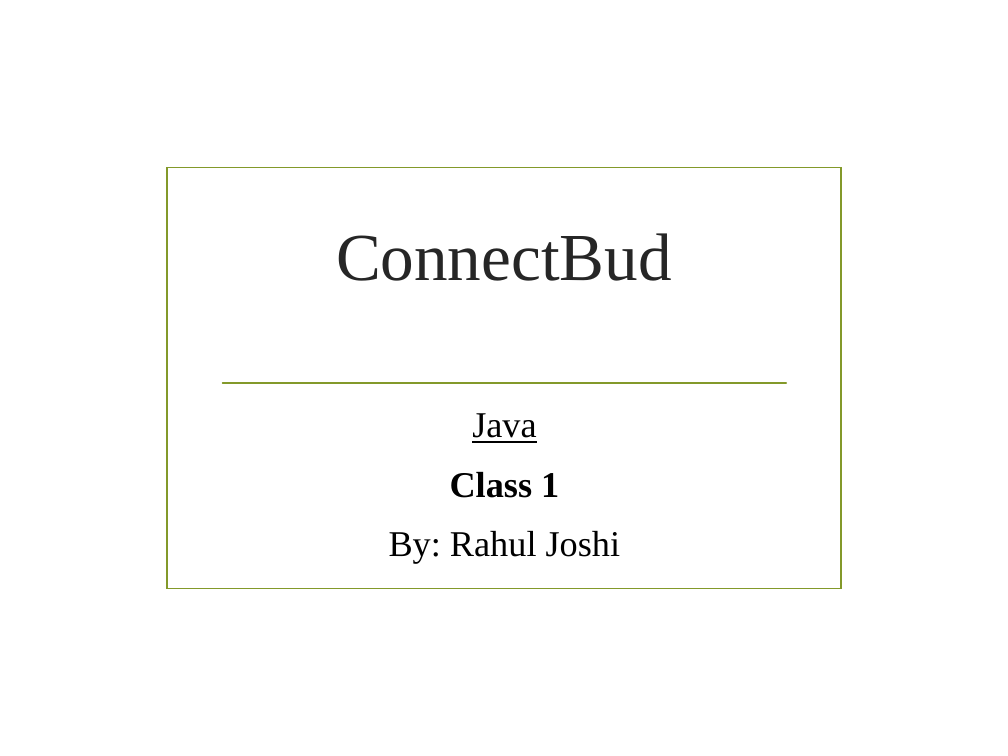
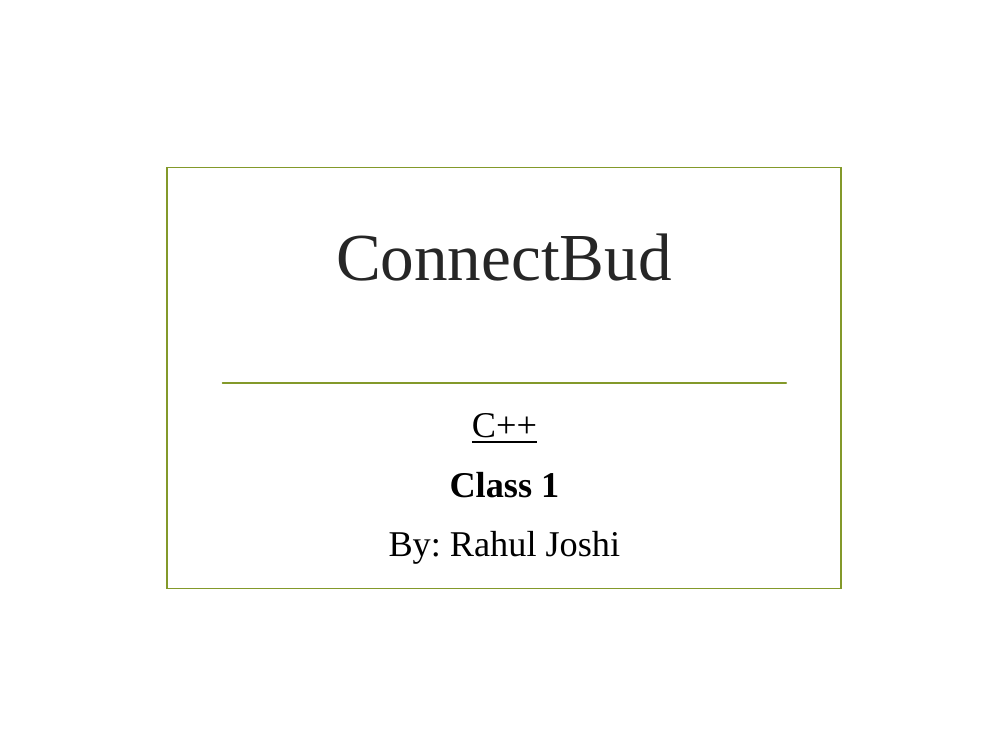
Before and after one commit to tf153/Connect-Bud, a slide deck: slide 1 of PPT/Java/class 1.pptx. Drawn at 1008x756 pixels with LibreOffice and Linux fonts; fonts in the diff are those of the drawing; background and template pictures are left out. Boxes give left, top, right and bottom in pixels: in the first picture for what was removed or moved away, otherwise in the second. Text is boxed around its words. In the diff, an @@ line names an element or a change of style, - is before the commit and + after.

```diff
--- a/PPT/Java/class 1.pptx
+++ b/PPT/Java/class 1.pptx
@@ subtitle at (472,413,537,443): text changed @@
-Java
+C++
```
Also in this commit, not shown: 2 other slides changed, 1 slide added, 2 slides removed, 11 other files.
